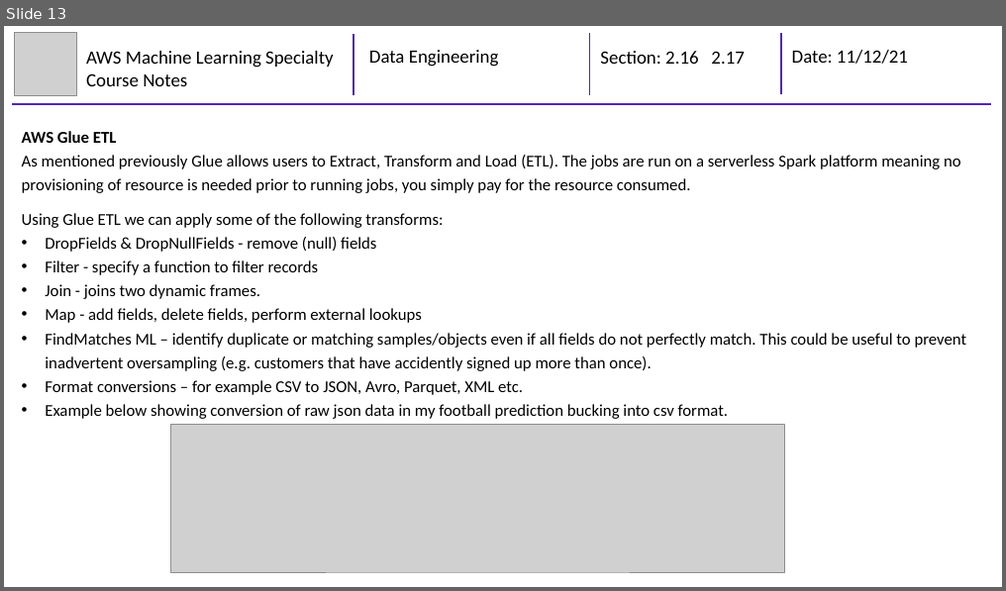
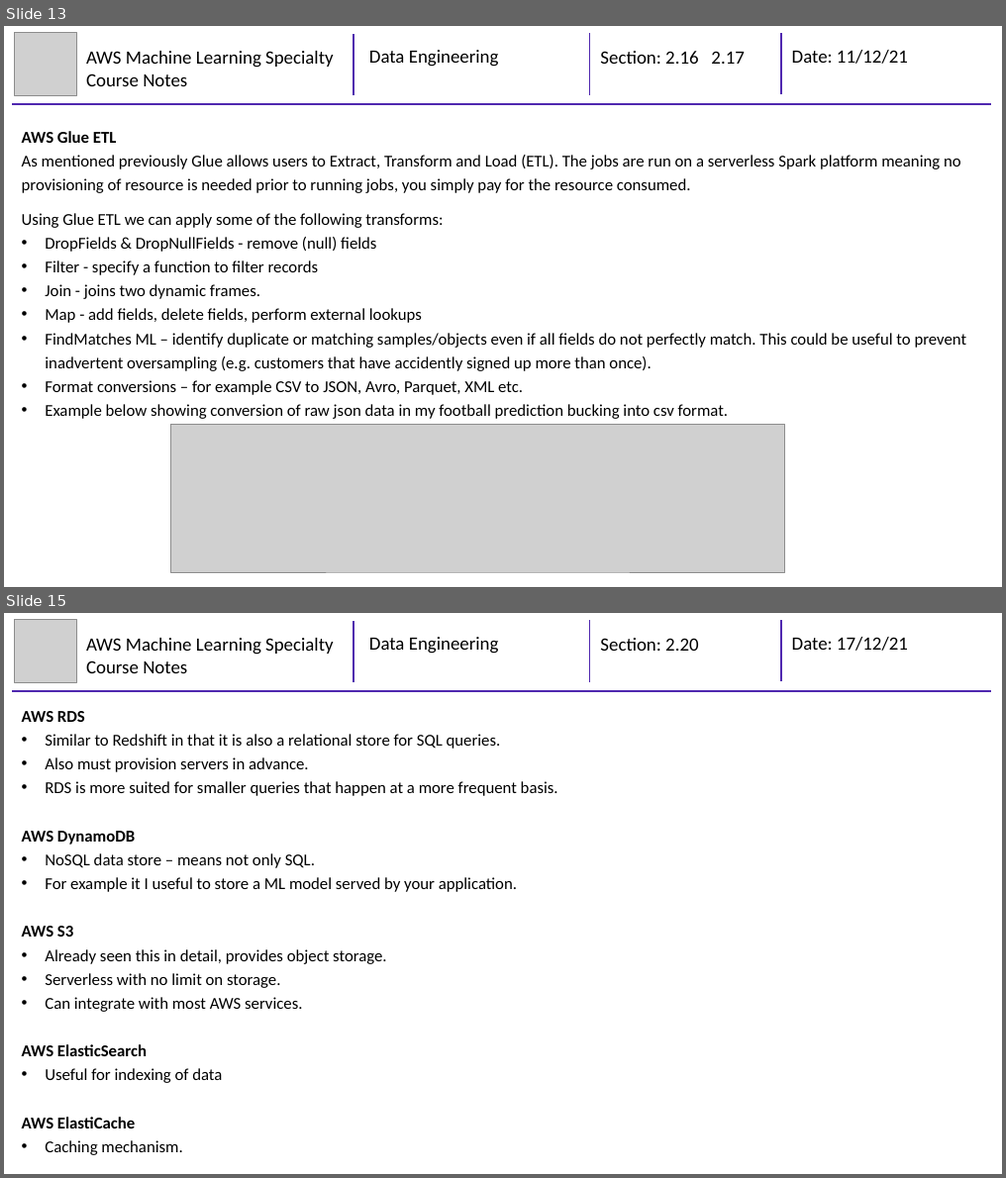
Before and after one commit to mhaythornthwaite/Testing_ML_Algorithms, a slide deck: AWS Machine Learning Specialty/Course Notes/2_MJH_Data_Engineering_Course_Notes.pptx. Shown one above the other, each under a label of ours: slide 13 before the commit, slides 13 and 15 after it; the slides between them are not shown. The pictures are 1006x591 and 1006x1178 pixels, drawn with LibreOffice and Linux fonts; fonts in the diff are those of the drawing; grey boxes stand for pictures. Boxes give left, top, right and bottom in pixels: in the first picture for what was removed or moved away, otherwise in the second. Text is boxed around its words. In the diff, an @@ line names an element or a change of style, - is before the commit and + after.

```diff
--- a/AWS Machine Learning Specialty/Course Notes/2_MJH_Data_Engineering_Course_Notes.pptx
+++ b/AWS Machine Learning Specialty/Course Notes/2_MJH_Data_Engineering_Course_Notes.pptx
@@ slide 15 added at [4,613,1002,1174], background #FFFFFF @@
@@ group added at [12,620,991,691]: 4 lines, 4 texts, 1 picture @@
+AWS Machine Learning Specialty Course Notes
+Data Engineering
+Section: 2.20
+Date: 17/12/21
@@ text added at [22,711,558,1156], 16 pt, text #000000 @@
+AWS RDS
+• Similar to Redshift in that it is also a relational store for SQL queries.
+• Also must provision servers in advance.
+• RDS is more suited for smaller queries that happen at a more frequent basis.
+AWS DynamoDB
+• NoSQL data store – means not only SQL.
+• For example it I useful to store a ML model served by your application.
+AWS S3
+• Already seen this in detail, provides object storage.
+• Serverless with no limit on storage.
+• Can integrate with most AWS services.
+AWS ElasticSearch
+• Useful for indexing of data
+AWS ElastiCache
+• Caching mechanism.
```
Also in this commit, not shown: 2 slides changed, 1 other slide added.
